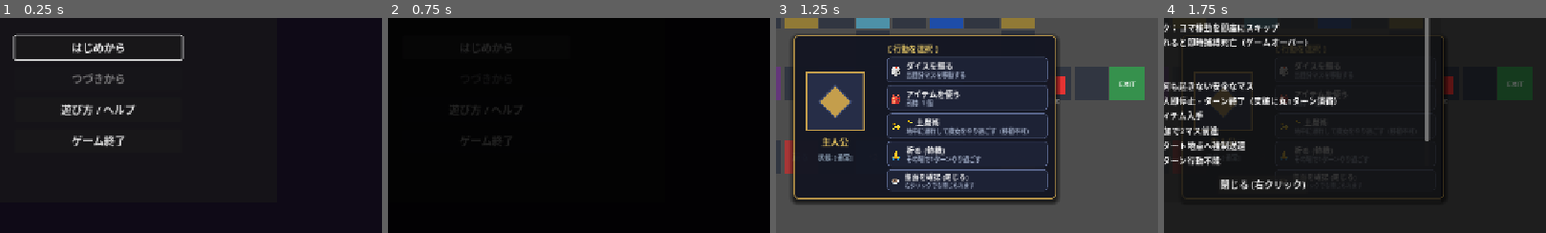
Above: before the commit, frames 1-4 (left to right).
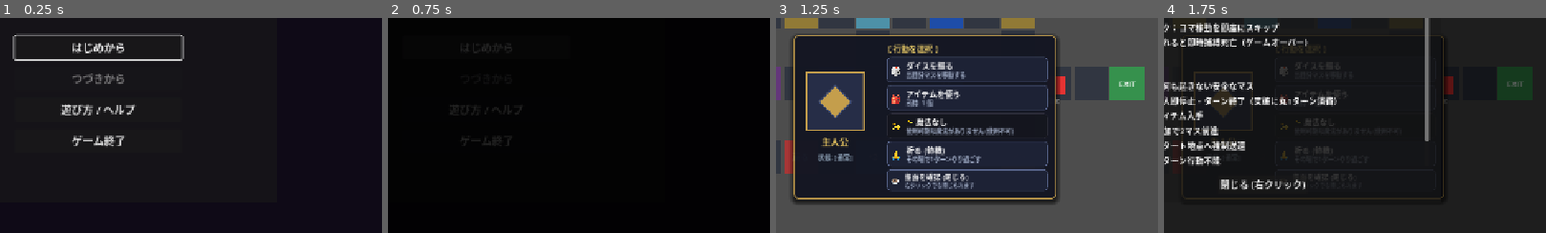
Above: after the commit, the same moments.

Repository: mkf58/sugoroku_dassyutu
Game: Godot game, scene res://scenes/title_screen.tscn
Same seed, same stepped clock (60 frames per second), same inputs: the game is played once before the commit and once after it.
Inputs:
- Up to frame 1 (0.25 s): no input
- Up to frame 2 (0.75 s): click "はじめから" at 0.5 s
- Up to frame 3 (1.25 s): no input
- Up to frame 4 (1.75 s): click "手引き (ヘルプ)" at 1.25 s
The pictures show only the part of the screen within x 37-87%, y 38-88%; the shares and areas given below are measured in that part.

Frames 1-2 are identical in both runs. In frame 3, 1.6% of the frame differs, in the area x 29-72%, y 44-56%; in frame 4, less than 0.1%.

Commit message:
fix: resolve witch target freeze and permanent submerge bugs

Diff:
--- a/実装コード/src/core/turn_manager.gd
+++ b/実装コード/src/core/turn_manager.gd
@@ -107,8 +107,10 @@
     if remaining_steps > 0:
         return {"result": "CONTINUE", "coord": to_coord}
     else:
-        # 到着（残り歩数0）
+        # 到着（残り歩数0）：地上に出現し潜行解除
         unit.has_acted = true
+        if unit.is_burrowed:
+            unit.is_burrowed = false
         if cell:
             resolve_stop_cell(unit, cell)
         return {"result": "ARRIVED", "coord": to_coord}
--- a/実装コード/src/main_game.gd
+++ b/実装コード/src/main_game.gd
@@ -344,9 +344,14 @@
 	var can_magic = false
 
 	if current_acting_unit_id == "HERO":
-		magic_name = "土魔術"
-		magic_desc = "地中に潜行して魔女をやり過ごす（移動不可）"
-		can_magic = not unit.is_burrowed
+		if unit.available_magics.has(Enums.ElementType.EARTH):
+			magic_name = "土魔術"
+			magic_desc = "地中に潜行して魔女をやり過ごす"
+			can_magic = not unit.is_burrowed
+		else:
+			magic_name = "魔法なし"
+			magic_desc = "使用可能な魔法がありません"
+			can_magic = false
 	elif unit.available_magics.has(Enums.ElementType.FIRE):
 		magic_name = "炎魔術"
 		var nearby_witches = _find_alive_enemies_in_range(unit.current_coord, 2)
@@ -499,18 +504,9 @@
 	if not unit:
 		return
 
-	if current_acting_unit_id == "HERO":
-		unit.is_burrowed = true
-		var piece = board_view.get_piece("HERO")
-		if piece:
-			piece.set_burrowed(true)
-		unit.has_acted = true
-		hud.update_turn_info(tm.current_turn, "主人公は土魔術で地中に潜行した！")
-		hud.log_message("[Magic] 主人公が土魔術を発動！地中に潜行しました（魔女をやり過ごせます）。")
-		DebugLogger.info("MainGame._on_magic_pressed", "土魔術発動！地中に潜行（魔女やり過ごし有効）")
-		_on_unit_action_finished(current_acting_unit_id)
-
-	elif unit.available_magics.has(Enums.ElementType.FIRE):
+	var piece = board_view.get_piece(current_acting_unit_id)
+
+	if unit.available_magics.has(Enums.ElementType.FIRE):
 		var nearby_witches = _find_alive_enemies_in_range(unit.current_coord, 2)
 		if nearby_witches.is_empty():
 			DebugLogger.warn("MainGame._on_magic_pressed", "2マス以内に魔女が存在しません")
@@ -519,6 +515,8 @@
 		var target_witch = nearby_witches[0]
 		var ok = tm.execute_magic(current_acting_unit_id, Enums.ElementType.FIRE, target_witch.current_coord)
 		if ok:
+			if piece:
+				piece.set_burrowed(false)
 			var wp = board_view.get_piece(target_witch.enemy_id)
 			if wp:
 				wp.visible = false
@@ -529,6 +527,8 @@
 	elif unit.available_magics.has(Enums.ElementType.WATER):
 		var ok = tm.execute_magic(current_acting_unit_id, Enums.ElementType.WATER, unit.current_coord)
 		if ok:
+			if piece:
+				piece.set_burrowed(false)
 			hud.log_message("[Magic] 【水魔術】発動！座標 %s を水トラップマスに変化させました。" % str(unit.current_coord))
 			var cell_node = board_view.cell_nodes.get(unit.current_coord, null)
 			if cell_node:
@@ -537,11 +537,18 @@
 
 	elif unit.available_magics.has(Enums.ElementType.EARTH):
 		unit.is_burrowed = true
-		var piece = board_view.get_piece(current_acting_unit_id)
 		if piece:
 			piece.set_burrowed(true)
 		unit.has_acted = true
-		hud.log_message("[Magic] %s が土魔術で地中に潜行しました。" % unit.name)
+		hud.update_turn_info(tm.current_turn, "【%s】土魔術で地中に潜行した！" % unit.name)
+		hud.log_message("[Magic] %s が土魔術で地中に潜行しました（魔女をやり過ごせます）。" % unit.name)
+		_on_unit_action_finished(current_acting_unit_id)
+
+	elif unit.available_magics.has(Enums.ElementType.WIND):
+		if piece:
+			piece.set_burrowed(false)
+		unit.has_acted = true
+		hud.log_message("[Magic] %s が風魔術を行使しました。" % unit.name)
 		_on_unit_action_finished(current_acting_unit_id)
 
 	else:
@@ -659,6 +666,9 @@
 			current_dice_roll = 0
 			hud.hide_dice_result()
 			unit_piece.position = Vector2(unit.current_coord.x * 64 + 16, unit.current_coord.y * 64 + 16)
+			# 移動完了：潜行解除（地上出現）をピース表示にも反映
+			if not unit.is_burrowed:
+				unit_piece.set_burrowed(false)
 			hud.log_message("[Move] %s が %s に停止しました。" % [unit.name, str(unit.current_coord)])
 			if tm.current_phase != Enums.TurnPhase.GAME_OVER and tm.current_phase != Enums.TurnPhase.STAGE_CLEAR:
 				if has_pending_additional_move:
@@ -728,58 +738,60 @@
 	var witch_piece = board_view.get_piece(witch.enemy_id)
 	var target = tm.select_witch_target(witch)
 
+	var target_coord: Vector2i = Vector2i.ZERO
 	if target and witch_piece:
 		witch_piece.set_target_name(target.name)
-		var target_coord = target.current_coord
-		var path = tm.board.find_shortest_path(witch.current_coord, target_coord)
-		var dist = path.size() - 1 if not path.is_empty() else 99
+		target_coord = target.current_coord
+		var path_to_target = tm.board.find_shortest_path(witch.current_coord, target_coord)
+		var dist = path_to_target.size() - 1 if not path_to_target.is_empty() else 99
 		hud.log_message("[Enemy] %s ターゲット: %s (距離: %dマス)" % [witch.enemy_id, target.name, dist])
-
-		# 魔女は2マス移動（固定歩数）
-		var witch_steps = 2
-		var actual_path: Array[Vector2i] = []
-		for i in range(min(path.size(), witch_steps + 1)):
-			actual_path.append(path[i])
-
-		if actual_path.size() > 1:
-			hud.log_message("[Enemy] %s が %s から %s へ移動開始" % [witch.enemy_id, str(witch.current_coord), str(actual_path[-1])])
-			witch_piece.animate_path(
-				actual_path,
-				func(to_c: Vector2i, _rem: int):
-					witch.current_coord = to_c
-					# 1. 水魔術トラップ判定
-					var cell = tm.board.get_cell(to_c)
-					if cell and cell.cell_type == Enums.CellType.WATER_TRAP:
-						hud.log_message("[TRAP] %s が水魔術トラップ %s に捕まり、移動が停止した！" % [witch.enemy_id, str(to_c)])
-						DebugLogger.info("MainGame._process_enemy_actions", "魔女が水魔術トラップで移動停止", {"coord": to_c})
-						return {"result": "WATER_TRAP_STOP"}
-					# 2. 味方ユニットとの接触判定
-					for c in tm.characters.values():
-						if c.is_alive and c.current_coord == to_c:
-							if not c.is_burrowed:
-								if c.character_id == "HERO":
-									tm.current_phase = Enums.TurnPhase.GAME_OVER
-									tm.emit_signal("game_over_triggered", "魔女に背後から追いつかれた")
-									return {"result": "GAME_OVER"}
-								else:
-									c.kill()
-									tm.emit_signal("unit_killed", c.character_id)
-									hud.log_message("[Kill] %s が魔女に捕まり倒された！" % c.name)
-									var cp = board_view.get_piece(c.character_id)
-									if cp:
-										cp.visible = false
-									return {"result": "GIRL_DIED"}
-					return {"result": "CONTINUE"},
-				func():
-					_process_enemy_actions(enemy_list, index + 1)
-			)
-		else:
-			hud.log_message("[Enemy] %s は移動先がありませんでした。" % witch.enemy_id)
-			_process_enemy_actions(enemy_list, index + 1)
 	else:
 		if witch_piece:
-			witch_piece.set_target_name("")
-		hud.log_message("[Enemy] 対象が存在しないか、索敵できませんでした。")
+			witch_piece.set_target_name("帰還中")
+		target_coord = witch.initial_coord
+		hud.log_message("[Enemy] %s は対象を見失いました。初期位置 %s へ帰還移動します。" % [witch.enemy_id, str(target_coord)])
+
+	# 魔女の移動処理（ターゲット追跡 または 初期位置帰還）
+	var path = tm.board.find_shortest_path(witch.current_coord, target_coord)
+	var witch_steps = 2
+	var actual_path: Array[Vector2i] = []
+	for i in range(min(path.size(), witch_steps + 1)):
+		actual_path.append(path[i])
+
+	if actual_path.size() > 1 and witch_piece:
+		hud.log_message("[Enemy] %s が %s から %s へ移動開始" % [witch.enemy_id, str(witch.current_coord), str(actual_path[-1])])
+		witch_piece.animate_path(
+			actual_path,
+			func(to_c: Vector2i, _rem: int):
+				witch.current_coord = to_c
+				# 1. 水魔術トラップ判定
+				var cell = tm.board.get_cell(to_c)
+				if cell and cell.cell_type == Enums.CellType.WATER_TRAP:
+					hud.log_message("[TRAP] %s が水魔術トラップ %s に捕まり、移動が停止した！" % [witch.enemy_id, str(to_c)])
+					DebugLogger.info("MainGame._process_enemy_actions", "魔女が水魔術トラップで移動停止", {"coord": to_c})
+					return {"result": "WATER_TRAP_STOP"}
+				# 2. 味方ユニットとの接触判定
+				for c in tm.characters.values():
+					if c.is_alive and c.current_coord == to_c:
+						if not c.is_burrowed:
+							if c.character_id == "HERO":
+								tm.current_phase = Enums.TurnPhase.GAME_OVER
+								tm.emit_signal("game_over_triggered", "魔女に背後から追いつかれた")
+								return {"result": "GAME_OVER"}
+							else:
+								c.kill()
+								tm.emit_signal("unit_killed", c.character_id)
+								hud.log_message("[Kill] %s が魔女に捕まり倒された！" % c.name)
+								var cp = board_view.get_piece(c.character_id)
+								if cp:
+									cp.visible = false
+								return {"result": "GIRL_DIED"}
+				return {"result": "CONTINUE"},
+			func():
+				_process_enemy_actions(enemy_list, index + 1)
+		)
+	else:
+		hud.log_message("[Enemy] %s は移動先がありませんでした。" % witch.enemy_id)
 		_process_enemy_actions(enemy_list, index + 1)
 
 func _on_enemy_turn_finished() -> void:
--- a/実装コード/tests/test_magic_system.gd
+++ b/実装コード/tests/test_magic_system.gd
@@ -12,6 +12,7 @@
 	test_fire_magic_fails_no_target()
 	test_fire_magic_range_boundary()
 	test_earth_magic_burrow_and_stun()
+	test_unburrow_on_movement()
 
 ## UT-MAGIC-N01: 炎魔法による魔女撃破
 func test_fire_magic_defeats_witch() -> void:
@@ -158,3 +159,19 @@
 	var res2 = tm.execute_magic("GIRL_EARTH", Enums.ElementType.EARTH, Vector2i(2, 0))
 	assert_true(res2, "UT-MAGIC-D01: 魔女対象詠唱成功")
 	assert_eq(witch.stun_turns, 1, "UT-MAGIC-D01: 魔女が1ターンスタンすること")
+
+## UT-MAGIC-N05: 移動完了による潜行解除
+func test_unburrow_on_movement() -> void:
+	var tm = TurnManager.new()
+	var board = GridBoard.new()
+	board.add_cell(CellData.new(Vector2i(0, 0), Enums.CellType.NORMAL))
+	board.add_cell(CellData.new(Vector2i(1, 0), Enums.CellType.NORMAL))
+	board.connect_cells(Vector2i(0, 0), Vector2i(1, 0))
+	var hero = CharacterData.new("HERO", "主人公", Vector2i(0, 0))
+	hero.is_burrowed = true # 潜行中
+	tm.setup_stage(board, [hero], [], "STAGE_TEST")
+
+	# 残り歩数0で到着
+	var res = tm.step_unit(hero, Vector2i(1, 0), 0)
+	assert_eq(res.get("result"), "ARRIVED", "UT-MAGIC-N05: 到着すること")
+	assert_false(hero.is_burrowed, "UT-MAGIC-N05: 移動完了により潜行解除されること")
Not shown, changed: .spec/PLAN.md
Not shown, changed: 詳細設計/単体テスト仕様書_UT.md
